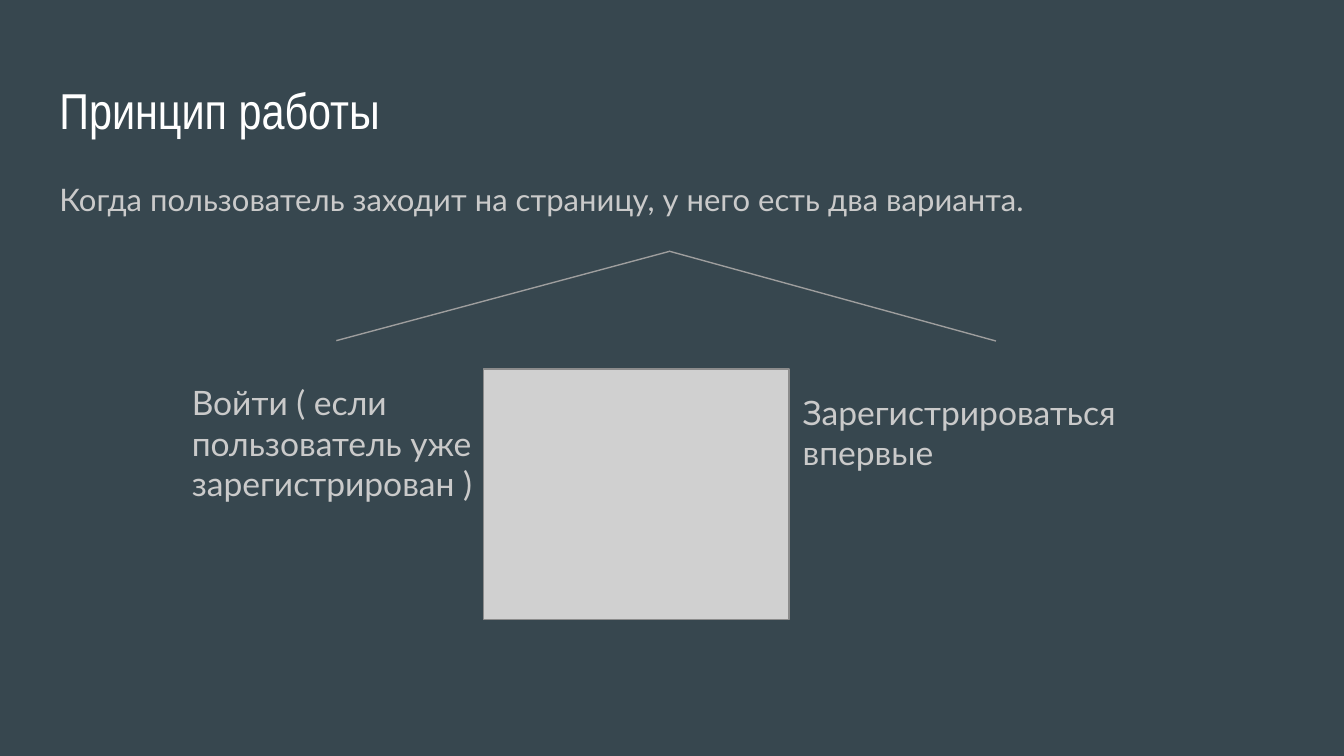
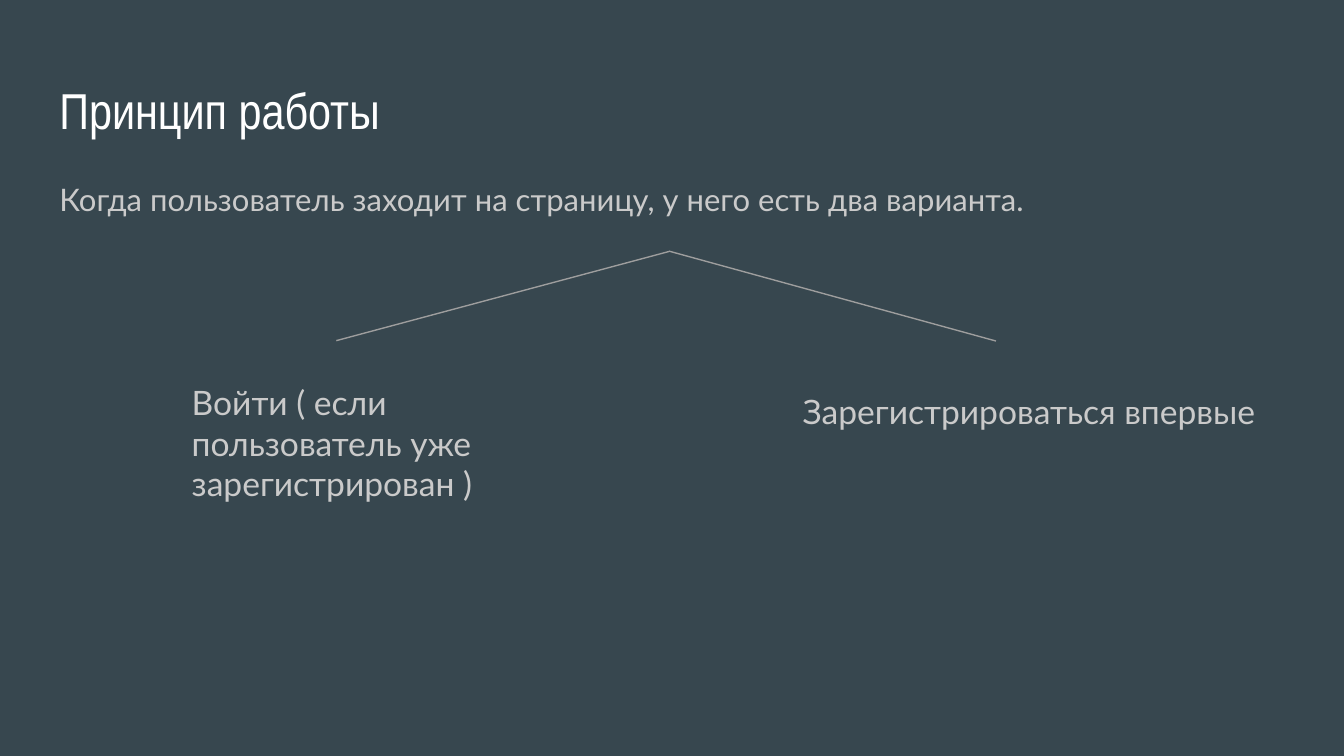
Before and after one commit to Alekseyavlenko/Goroscopic-weather, a slide deck: slide 7 of Goroscopic-weather.pptx. Drawn at 1344x756 pixels with LibreOffice and Linux fonts; fonts in the diff are those of the drawing; grey boxes stand for pictures. Boxes give left, top, right and bottom in pixels: in the first picture for what was removed or moved away, otherwise in the second. Text is boxed around its words. In the diff, an @@ line names an element or a change of style, - is before the commit and + after.

```diff
--- a/Goroscopic-weather.pptx
+++ b/Goroscopic-weather.pptx
@@ picture removed at (484, 370, 790, 620) @@
@@ text "Зарегистрироваться впервые" rewrapped from (803, 401, 1116, 471) to (803, 400, 1255, 430) @@
```
Also in this commit, not shown: 4 other slides changed, 6 slides added, 2 slides removed.
